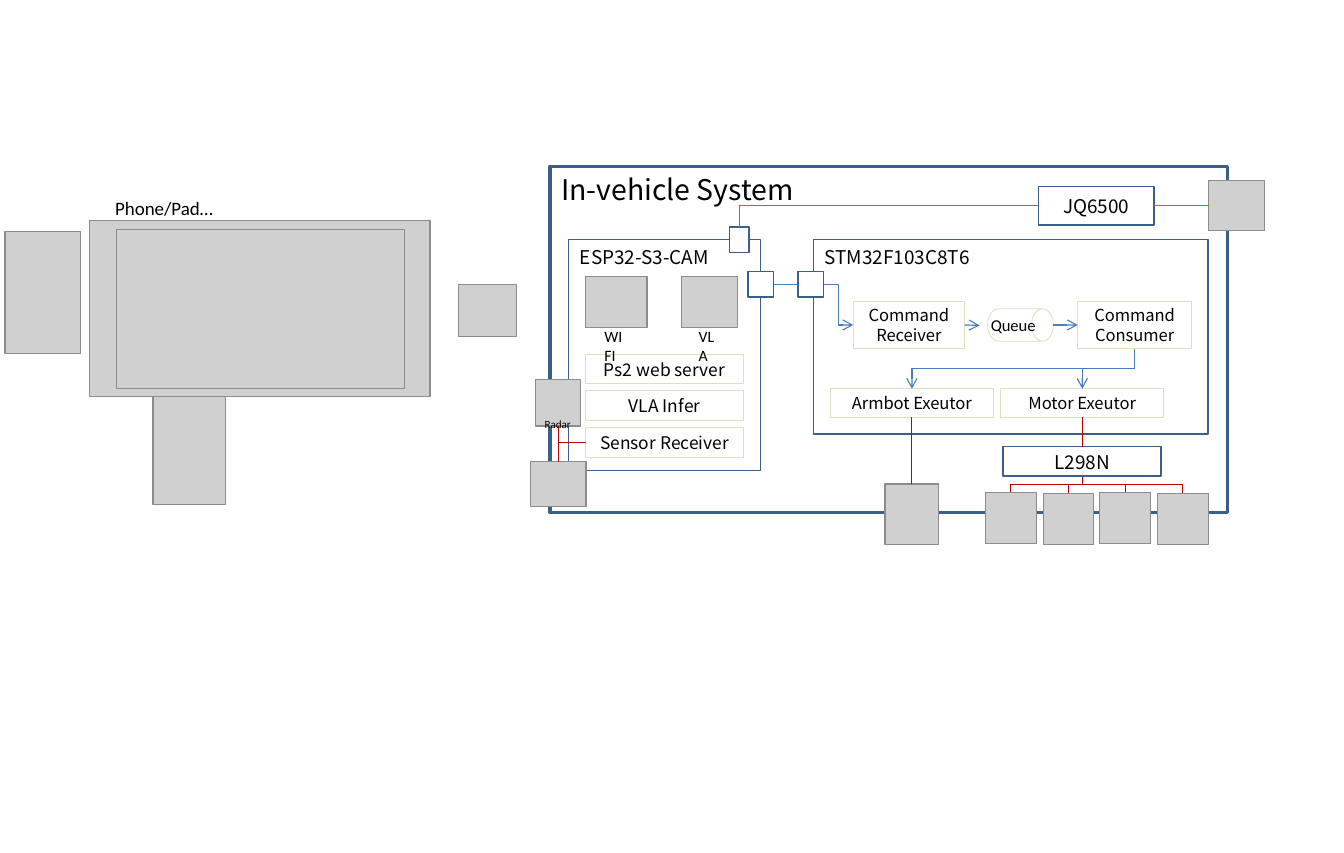
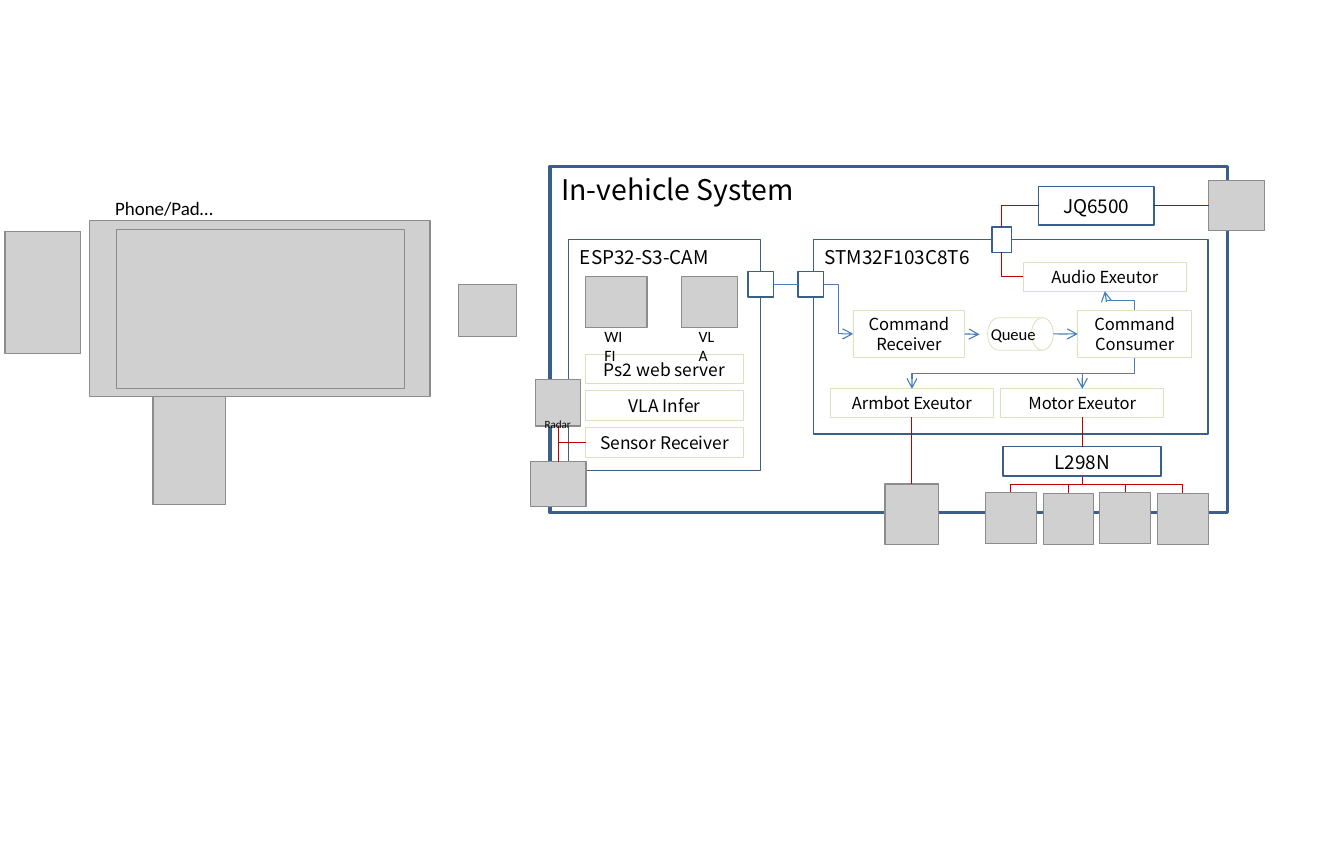
Before and after one commit to coregiu/rush-mog, a slide deck: slide 1 of images/arch.pptx. Drawn at 1344x853 pixels with LibreOffice and Linux fonts; fonts in the diff are those of the drawing; grey boxes stand for pictures. Boxes give left, top, right and bottom in pixels: in the first picture for what was removed or moved away, otherwise in the second. Text is boxed around its words. In the diff, an @@ line names an element or a change of style, - is before the commit and + after.

```diff
--- a/images/arch.pptx
+++ b/images/arch.pptx
@@ elbow line moved from (740, 228) - (1039, 206) to (1003, 228) - (1039, 206) @@
@@ elbow line (1003, 228) - (1039, 206): stroke #4B7EBC 0.75 pt to #C00000 0.75 pt @@
@@ line (1154, 206) - (1209, 206): stroke #4B7EBC 0.75 pt to #C00000 0.75 pt @@
@@ rectangle: place and size @@
-rectangle at (729, 228, 749, 253)
+rectangle at (992, 228, 1012, 253)
@@ elbow line added from (1023, 277) to (1003, 253), #C00000 0.75 pt @@
@@ rectangle added at (1023, 263, 1186, 291), outline #D7E4BD 0.5 pt, 10.5 pt, text #000000 @@
+Audio Exeutor
@@ elbow arrow moved from (824, 285) - (854, 325) to (824, 285) - (854, 335) @@
@@ elbow arrow added from (1135, 311) to (1105, 291), #4B7EBC 0.75 pt @@
@@ elbow arrow moved from (1135, 349) - (913, 389) to (1135, 358) - (913, 389) @@
@@ 2 rectangles, 2 arrows, 1 text, 1 flow chart magnetic drum: place and size @@
-2 rectangles, 2 arrows, 1 text, 1 flow chart magnetic drum at (854, 302, 1192, 349)
+2 rectangles, 2 arrows, 1 text, 1 flow chart magnetic drum at (854, 311, 1192, 358)
@@ elbow arrow moved from (1135, 349) - (1082, 389) to (1135, 358) - (1082, 389) @@
```
Also in this commit, not shown: 3 other files.
